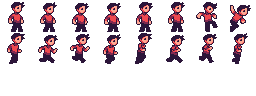
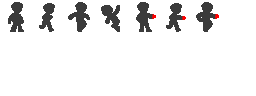
Layered file, before and after one edit (256 × 96). Changes by layer:
added layer "layer 15 copy" above "Layer 13 copy" over [196, 2, 219, 32]
renamed "Layer 6" to "Layer 13 copy", moved it above "Layer 1 copy", painted on it over [166, 2, 186, 32]
removed layer "Layer 5" over [136, 2, 153, 32]
removed layer "Layer 4" over [104, 3, 121, 32]
removed layer "Layer 3" over [72, 3, 89, 32]
removed layer "Layer 2" over [40, 2, 57, 32]
added layer "Layer 1 copy" above "Layer 15" over [136, 2, 156, 32]
painted on "Layer 15" over [101, 5, 251, 32]
painted on "layer 15" over [68, 2, 218, 32]
removed layer "Layer 14" over [232, 33, 248, 64]
painted on "Layer 13" over [39, 3, 217, 63]
removed layer "Layer 12" over [166, 35, 185, 63]
removed layer "Layer 11" over [135, 33, 152, 64]
removed layer "Layer 10" over [103, 34, 121, 64]
removed layer "Layer 9" over [70, 34, 90, 63]
removed layer "Layer 8" over [38, 35, 58, 63]
removed layer "Layer 7" over [7, 33, 25, 64]
painted on "Layer 1" over [8, 2, 25, 32]
